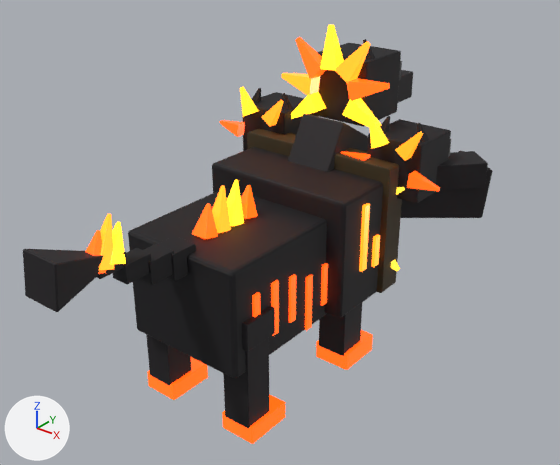
A saved change to the glTF model public/models/pets/cerberus.glb.
The view is the same before and after, from a camera (50 mm lens) standing at (1.296, -1.563, 1.439) and looking at (0.046, -0.001, 0.47). Arrows for +X, +Y and +Z are at lower left; the lights stay in place. The picture after the commit comes second. Where no turn or scale is listed for an object, it has been applied to the vertices. Vertices at exactly the same position are counted once.

The first picture shows 'body', 'ear.L', 'ear.R', 'head', 'leg.BL', 'leg.BR', 'leg.FL', 'tail'.
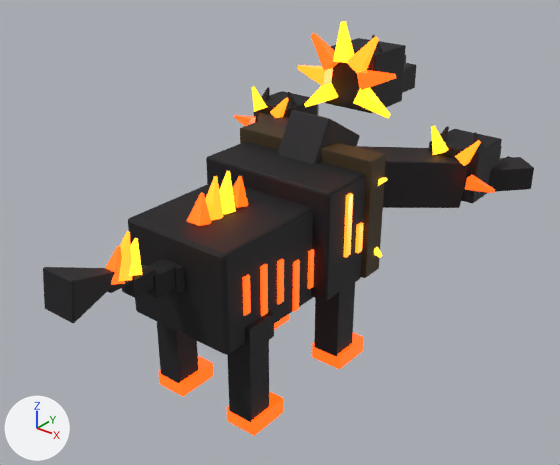
ob_root is not drawn itself; it is the parent of ob_leg_bl, ob_leg_br, ob_leg_fl, ob_leg_fr, ob_tail.

Where the newer file only moved an object's origin or applied its transform, the numbers keep the older frame.

What differs and where, as boxes [x1, y1, x2, y2] in the pictures (560 x 465 px; the box of a moved part takes in the faces that stretch with it):
'body', moved, rescaled (7% narrower, 7% shorter): before [128, 114, 493, 378]; after [128, 110, 468, 355]
'tail', reshaped, moved, rescaled (18% narrower, 6% shorter): before [23, 214, 196, 312]; after [43, 231, 185, 323]
'ear.L', moved, rescaled: before [341, 115, 488, 203]; after [429, 126, 534, 203]
'head', moved, rescaled (11% narrower): before [281, 24, 413, 127]; after [298, 21, 416, 118]
'leg.BL', moved, rescaled (9% narrower, 9% shorter): before [222, 306, 285, 444]; after [227, 311, 284, 436]
'leg.FL', moved, rescaled: before [316, 303, 373, 370]; after [312, 278, 364, 369]
'leg.BR', moved, rescaled: before [146, 334, 208, 400]; after [157, 322, 213, 396]
'ear.R', moved, rescaled: before [220, 87, 319, 151]; after [234, 86, 319, 126]
'leg.FR', moved, rescaled (not visible before): after [274, 313, 290, 330]
part 5 of me_tail, moved or reshaped: before [158, 236, 196, 282]; after [162, 259, 185, 294]
part 6 of me_tail, moved or reshaped: before [139, 244, 174, 285]; after [145, 260, 176, 298]
part 7 of me_tail, moved or reshaped: before [113, 248, 151, 284]; after [122, 264, 156, 298]
part 8 of me_tail, moved or reshaped: before [97, 252, 127, 279]; after [107, 276, 134, 293]
part 9 of me_tail, moved or reshaped: before [23, 249, 103, 312]; after [43, 267, 115, 323]

Patch to the scene script:
```diff
--- a/public/models/pets/cerberus.glb.py
+++ b/public/models/pets/cerberus.glb.py
@@ me_body @@
-me_body.from_pydata(...)  # 728 vertices, 1360 faces; spans x -0.435..0.435, y -0.364..0.615, z -0.104..0.452
+me_body.from_pydata(...)  # 728 vertices, 1360 faces; spans x -0.397..0.397, y -0.374..0.52, z -0.028..0.479
+# me_body part 1: the whole mesh is scaled about its middle by 0.913, then moved by (0.0, -0.053, 0.052)
 me_body.materials.append(mat_blk_0f0d12)
@@ me_ear_l @@
-me_ear_l.from_pydata(...)  # 340 vertices, 608 faces; spans x -0.111..0.244, y -0.045..0.285, z -0.081..0.158
+me_ear_l.from_pydata(...)  # 340 vertices, 608 faces; spans x 0.007..0.33, y 0.125..0.427, z -0.112..0.107
+# me_ear_l part 2: the whole mesh is scaled about its middle by 0.913, then moved by (0.102, 0.156, -0.041)
 me_ear_l.materials.append(mat_blk_0f0d12)
@@ me_ear_r @@
-me_ear_r.from_pydata(...)  # 338 vertices, 604 faces; spans x -0.244..0.111, y -0.045..0.285, z -0.081..0.158
+me_ear_r.from_pydata(...)  # 338 vertices, 604 faces; spans x -0.33..-0.007, y 0.125..0.427, z -0.112..0.107
+# me_ear_r part 3: the whole mesh is scaled about its middle by 0.913, then moved by (-0.102, 0.156, -0.041)
 me_ear_r.materials.append(mat_blk_0f0d12)
@@ me_head @@
-me_head.from_pydata(...)  # 395 vertices, 706 faces; spans x -0.195..0.19, y -0.102..0.308, z -0.073..0.238
+me_head.from_pydata(...)  # 395 vertices, 706 faces; spans x -0.178..0.174, y -0.04..0.335, z -0.046..0.238
+# me_head part 4: the whole mesh is scaled about its middle by 0.913, then moved by (0.0, 0.044, 0.014)
 me_head.materials.append(mat_blk_0f0d12)
@@ me_tail @@
 # used by ob_tail; parent = ob_root; location = (0.0, -0.58, 0.8); scale = (0.12, 0.127, 0.12)
-me_tail.from_pydata(...)  # 308 vertices, 584 faces; spans x -0.74..0.74, y -5.01..0.44, z -0.5..2.53
+me_tail.from_pydata(...)  # 308 vertices, 584 faces; spans x -0.74..0.74, y -5.39..0.07, z -0.48..2.53
+# me_tail part 5: the loose piece of 56 vertices spanning x -0.5..0.5, y -0.56..0.44, z -0.5..0.5 is moved by (0.0, -0.38, 0.02)
+# me_tail part 6: the loose piece of 56 vertices spanning x -0.42..0.42, y -1.42..-0.42, z -0.25..0.58 is moved by (0.0, -0.38, 0.02)
+# me_tail part 7: the loose piece of 56 vertices spanning x -0.33..0.33, y -2.29..-1.29, z 0.15..0.82 is moved by (0.0, -0.38, 0.02)
+# me_tail part 8: the loose piece of 56 vertices spanning x -0.25..0.25, y -3.16..-2.16, z 0.72..1.21 is moved by (0.0, -0.38, 0.02)
+# me_tail part 9: the loose piece of 24 vertices spanning x -0.74..0.74, y -5.01..-2.48, z 0.66..2.13 is moved by (0.0, -0.38, 0.02)
+# other edits to the shape of me_tail do not show in these pictures
 me_tail.materials.append(mat_blk_0f0d12)
@@ ob_root @@
 ob_root = bpy.data.objects.new('root', None)
-ob_root.location = (0.0, 0.0, 0.0189)
-ob_root.scale = (0.63, 0.63, 0.63)
+ob_root.location = (0.0, 0.0, 0.0172)
+ob_root.scale = (0.575, 0.575, 0.575)
```
